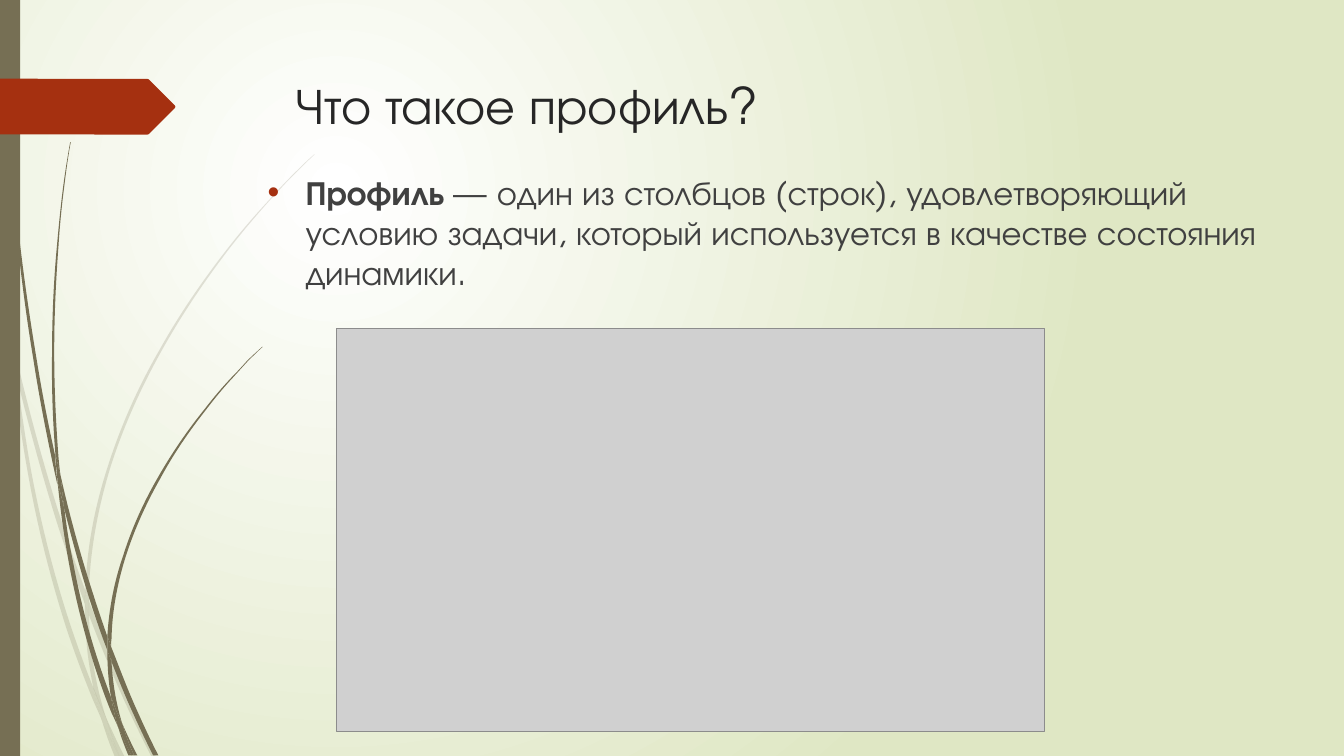
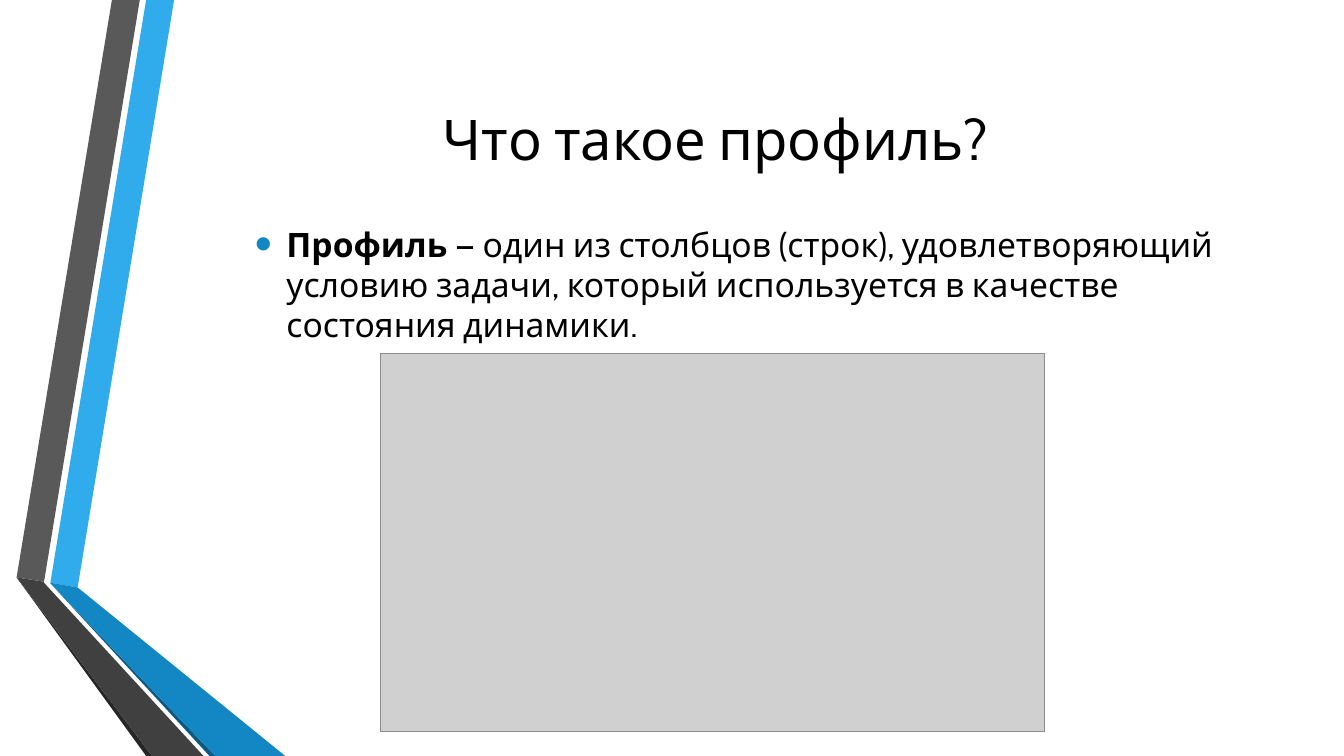
Before and after one commit to DmytroNazarenko/ProfileDynamic, a slide deck: slide 4 of Динамика по профилю.pptx (slide 2 before the commit). Drawn at 1344x756 pixels with LibreOffice and Linux fonts; fonts in the diff are those of the drawing; grey boxes stand for pictures; background and template pictures are left out. Boxes give left, top, right and bottom in pixels: in the first picture for what was removed or moved away, otherwise in the second. Text is boxed around its words. In the diff, an @@ line names an element or a change of style, - is before the commit and + after.

```diff
--- a/Динамика по профилю.pptx
+++ b/Динамика по профилю.pptx
@@ background gradient #FFFFFF to #DFE8C4 to picture (left out) @@
@@ rectangle removed at (x1=0, y1=0, x2=20, y2=756) @@
@@ freeform shape resized from (x1=51, y1=142, x2=71, y2=476) to (x1=16, y1=0, x2=139, y2=582) @@
@@ freeform shape at (x1=16, y1=0, x2=139, y2=582): fill #766F54 to #595959 @@
@@ freeform shape added at (x1=50, y1=0, x2=174, y2=588), fill #30ACEC @@
@@ title "Что такое профиль?" moved from (x1=296, y1=90, x2=729, y2=133) to (x1=443, y1=117, x2=964, y2=174) @@
@@ title "Что такое профиль?" at (x1=443, y1=117, x2=964, y2=174): size 36 to 40 pt, font TeX Gyre Adventor to Cabin, text colour #262626 to #000000; alignment left to centre; vertical alignment top to middle @@
@@ freeform shape removed at (x1=0, y1=79, x2=175, y2=134) @@
@@ text "Профиль — один из столбцов ..." moved from (x1=306, y1=182, x2=1256, y2=290) to (x1=286, y1=231, x2=1213, y2=344) @@
@@ text "Профиль — один из столбцов ..." at (x1=286, y1=231, x2=1213, y2=344): font TeX Gyre Adventor to Cabin, text colour #404040 to #000000; indent changed; bullet colour #A53010 to #1287C3; vertical alignment top to middle @@
@@ picture resized from (x1=337, y1=329, x2=1046, y2=732) to (x1=381, y1=354, x2=1046, y2=732) @@
@@ freeform shape resized from (x1=85, y1=604, x2=106, y2=717) to (x1=16, y1=578, x2=151, y2=756) @@
@@ freeform shape at (x1=16, y1=578, x2=151, y2=756): fill #766F54 at 20% opacity to #262626 @@
@@ freeform shape added at (x1=16, y1=578, x2=203, y2=756), fill #404040 @@
@@ freeform shape resized from (x1=89, y1=601, x2=156, y2=756) to (x1=50, y1=584, x2=216, y2=756) @@
@@ freeform shape at (x1=50, y1=584, x2=216, y2=756): fill #766F54 at 20% opacity to #0C5A82 @@
@@ freeform shape added at (x1=50, y1=583, x2=285, y2=756), fill #1287C3 @@
@@ group removed at (x1=0, y1=154, x2=315, y2=756): 8 freeform shapes @@
@@ group removed at (x1=3, y1=0, x2=262, y2=756): 11 freeform shapes @@
```
Also in this commit, not shown: 6 other slides changed, 6 slides added.
